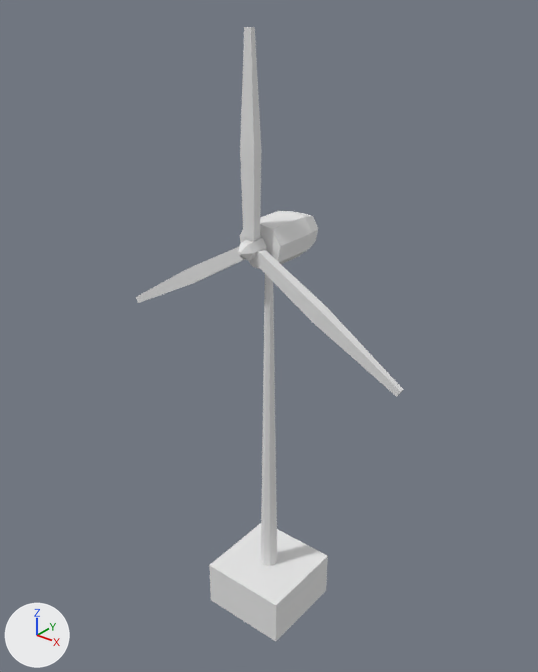
Before and after pictures for a commit that changed the Blender file blender/items/structures/WindPowerStation.blend.
Both versions are drawn from a 50 mm camera at (8.51, -10.64, 12.6) aimed at (-0.91, 1.14, 5.29). Lighting does not change. The marker at lower left points along +X, +Y and +Z.

The older version as bpy lines, for what is in view:
```python
me_cube_037 = bpy.data.meshes.new('Cube.037')
me_cube_037.from_pydata(...)  # a box spanning x -1.0..1.0, y -1.0..1.0, z -0.55..0.55
me_cube_037.materials.append(mat_ground_mat)  # white #e7e7e7
me_cylinder_001 = bpy.data.meshes.new('Cylinder.001')
me_cylinder_001.from_pydata(...)  # 16 vertices, 8 faces; spans x -0.2..0.2, y -0.2..0.2, z -5.0..5.0
me_cylinder_001.materials.append(mat_tower_mat)  # white #e7e7e7
me_plane = bpy.data.meshes.new('Plane')
me_plane.from_pydata(...)  # 66 vertices, 53 faces; spans x -3.34..3.34, y -0.34..0.2, z -1.97..3.81
me_plane.materials.append(mat_windmill)  # white #e7e7e7
ob_ground = bpy.data.objects.new('Ground', me_cube_037)
ob_ground.location = (0.0, 0.0, -0.47)
ob_plane = bpy.data.objects.new('Plane', me_plane)
ob_plane.location = (0.0, -0.51, 8.0)
ob_tower = bpy.data.objects.new('Tower', me_cylinder_001)
ob_tower.location = (0.0, 0.0, 4.0)
ob_tower.scale = (1.0, 1.0, 0.8)
# also in view: 'Case' at (0.0, 0.4, 7.97)
```
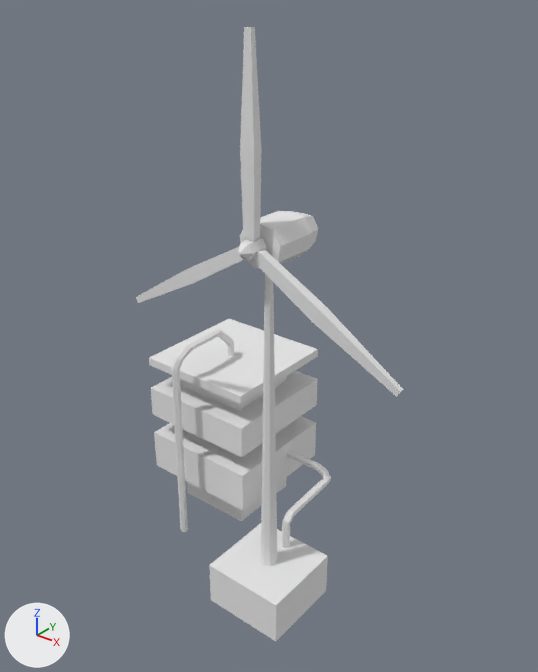
Where the change shows, as pixel boxes [x1, y1, x2, y2] in the pictures (538 x 672 px):
'Transformator', added
    after: [149, 319, 318, 521]
'GroundCable', added
    after: [171, 329, 235, 532]
'Cylinder', added
    after: [282, 450, 331, 548]

Diff of the bpy script that builds the scene:
```diff
--- a/blender/items/structures/WindPowerStation.blend.py
+++ b/blender/items/structures/WindPowerStation.blend.py
@@ mat_trafo_mat @@
+mat_trafo_mat = diffuse_material('Trafo Mat')
+mat_trafo_mat.base_color = (0.8, 0.8, 0.8)  # white #e7e7e7
@@ mat_groundcable_mat @@
+mat_groundcable_mat = diffuse_material('GroundCable Mat')
+mat_groundcable_mat.base_color = (0.8, 0.8, 0.8)  # white #e7e7e7
@@ me_plane_001 @@
+me_plane_001.from_pydata(...)  # 56 vertices, 50 faces; spans x -1.57..1.57, y -1.57..1.57, z 0.0..4.36
+me_plane_001.materials.append(mat_trafo_mat)  # white #e7e7e7
@@ me_cylinder @@
+me_cylinder.from_pydata(...)  # 60 vertices, 54 faces; spans x -1.75..0.1, y -0.1..2.08, z -0.5..1.03
@@ me_cylinder_002 @@
+me_cylinder_002.from_pydata(...)  # 42 vertices, 36 faces; spans x -0.19..0.09, y -2.05..0.1, z -4.39..1.04
+me_cylinder_002.materials.append(mat_groundcable_mat)  # white #e7e7e7
@@ ob_transformator @@
+ob_transformator = bpy.data.objects.new('Transformator', me_plane_001)
+ob_transformator.location = (-3.01, 2.32, -0.66)
@@ ob_cylinder @@
+ob_cylinder = bpy.data.objects.new('Cylinder', me_cylinder)
+ob_cylinder.location = (0.0, 0.66, 0.15)
@@ ob_groundcable @@
+ob_groundcable = bpy.data.objects.new('GroundCable', me_cylinder_002)
+ob_groundcable.location = (-3.02, 2.19, 3.57)
```
